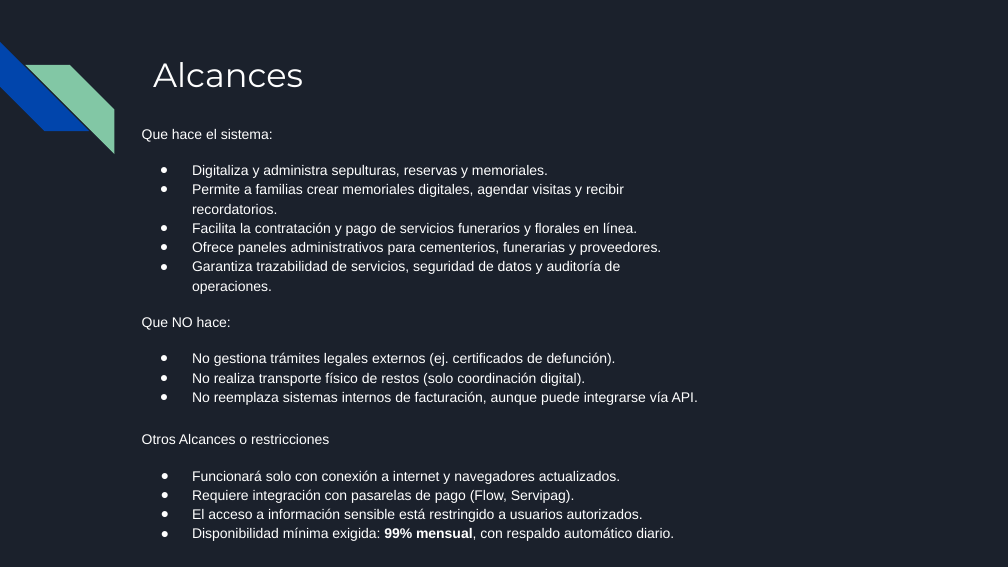
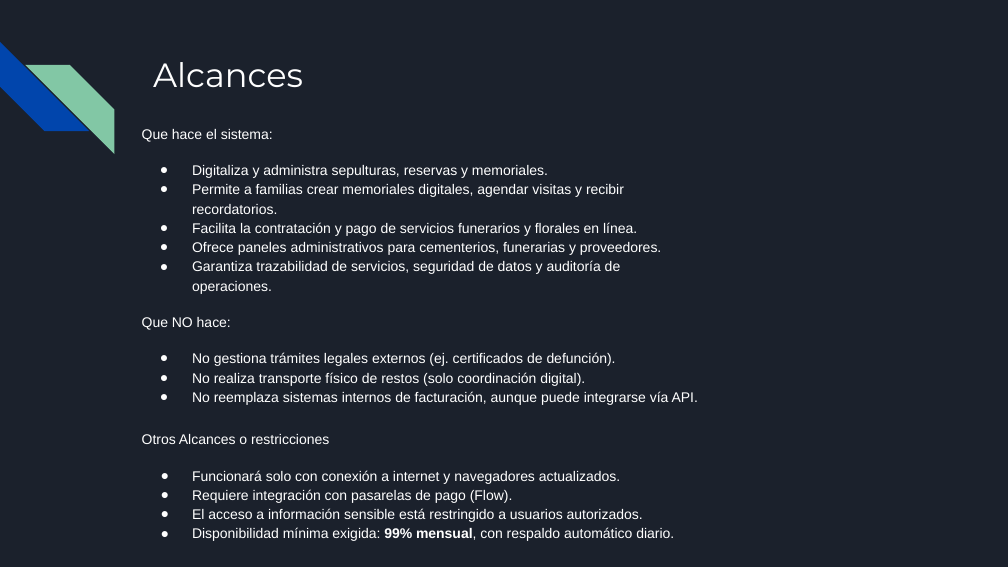
Before and after one commit to Carlos-Pardo-B/GRUPO_1_-Henriquez_Saavedra_Madrid_Pardo, a slide deck: slide 4 of Fase 1/Evidencias Grupales/Presentación Proyecto.pptx. Drawn at 1008x567 pixels with LibreOffice and Linux fonts; fonts in the diff are those of the drawing. Boxes give left, top, right and bottom in pixels: in the first picture for what was removed or moved away, otherwise in the second. Text is boxed around its words. In the diff, an @@ line names an element or a change of style, - is before the commit and + after.

```diff
--- a/Fase 1/Evidencias Grupales/Presentación Proyecto.pptx
+++ b/Fase 1/Evidencias Grupales/Presentación Proyecto.pptx
@@ text at box(192, 489, 513, 503): text changed @@
-● Requiere integración con pasarelas de pago (Flow, Servipag).
+● Requiere integración con pasarelas de pago (Flow).
```
Also in this commit, not shown: 4 other slides changed, 3 slides added, 1 slide removed, 1 other file.
